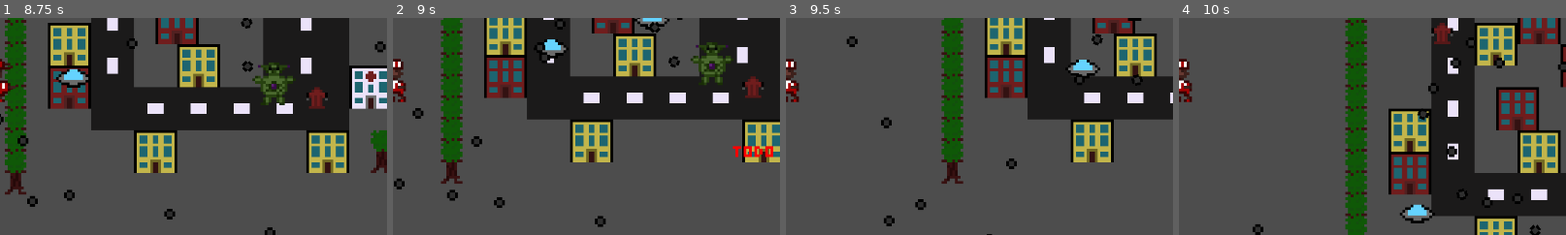
Above: before the commit, frames 1-4 (left to right).
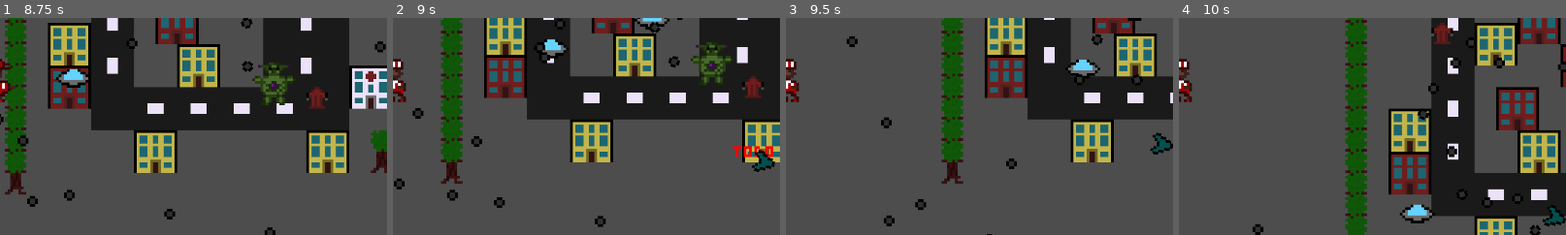
Above: after the commit, the same moments.

Repository: Lila-Kuhlt/Close-Encounters-of-the-Jeff-Kind
Game: Godot game, scene res://scenes/World.tscn
The game is run twice, just before and just after one commit, with the same random seed, the same clock (stepped at 60 frames per second) and the same inputs.
Inputs:
- Up to frame 1 (8.75 s): tap Enter at 0.5 s; hold D (right) 0.53-1.28 s; tap Space at 1.25 s; hold S (down) 1.28-2.03 s; hold D (right) 2.03-2.78 s; hold W (up) 2.78-3.53 s; hold A (left) 3.53-5.03 s; hold S (down) 5.03-5.78 s; hold D (right) 5.78-6.53 s; hold W (up) 6.53-7.28 s; hold D (right) 7.28-8.03 s; hold S (down) from 8.03 s (still down)
- Up to frame 2 (9 s): release S (down) at 8.78 s; hold A (left) from 8.78 s (still down)
- Up to frame 3 (9.5 s): keep holding A (left)
- Up to frame 4 (10 s): release A (left) at 9.53 s; hold W (up) from 9.53 s (still down)
The pictures show only the part of the screen within x 50-100%, y 36-86%; the shares and areas given below are measured in that part.

Frame 1 is identical in both runs. In frame 2, 0.4% of the frame differs, in the area x 92-99%, y 60-71%; in frame 3, 0.3%; in frame 4, 0.3%.

Commit message:
Add blue arrows for packages that have to be claimed

Diff:
--- a/godot/scenes/Package.gd
+++ b/godot/scenes/Package.gd
@@ -4,6 +4,7 @@
 
 var destination: Node2D
 var arrow;
+var blue_arrow = null;
 
 ## Starts the timer with `time_sec` seconds and connects the callback to the `timeout` signal.
 func start_timer(time_sec: float, callback: Callable):
@@ -11,6 +12,8 @@
 
 func pick_up():
 	visible = false
+	if blue_arrow:
+		blue_arrow.queue_free()
 	$PlayerDetector.set_deferred("monitoring", false)
 	arrow = Arrow.instantiate()
 	arrow.destination = destination
--- a/godot/scenes/UI/Arrow.tscn
+++ b/godot/scenes/UI/Arrow.tscn
@@ -8,7 +8,6 @@
 
 [node name="Texture" type="TextureRect" parent="."]
 texture_filter = 1
-anchors_preset = -1
 offset_right = 8.0
 offset_bottom = 8.0
 pivot_offset = Vector2(4, 4)
--- /dev/null
+++ b/godot/scenes/UI/BlueArrow.tscn
@@ -0,0 +1,15 @@
+[gd_scene load_steps=3 format=3 uid="uid://8v3qdpvasj16"]
+
+[ext_resource type="Script" path="res://scenes/UI/Arrow.gd" id="1_i2yqe"]
+[ext_resource type="Texture2D" uid="uid://cs4iq5memtgdl" path="res://assets/arrow-blue.png" id="2_vo0k8"]
+
+[node name="BlueArrow" type="CanvasLayer"]
+script = ExtResource("1_i2yqe")
+
+[node name="Texture" type="TextureRect" parent="."]
+texture_filter = 1
+offset_right = 8.0
+offset_bottom = 8.0
+pivot_offset = Vector2(4, 4)
+texture = ExtResource("2_vo0k8")
+stretch_mode = 2
--- a/godot/scenes/World.gd
+++ b/godot/scenes/World.gd
@@ -5,6 +5,7 @@
 const Destination = preload("res://scenes/Destination.tscn")
 const FatAlien = preload("res://scenes/aliens/FatAlien.tscn")
 const FixedAlien = preload("res://scenes/aliens/FixedAlien.tscn")
+const BlueArrow = preload("res://scenes/UI/BlueArrow.tscn")
 
 const PACKAGE_SPAWN_RATE := 6.0
 const PACKAGE_SPAWN_OFFSET := 3.0
@@ -99,6 +100,11 @@
 	var dest_idx := randi_range(0, len(package_destination_areas) - 1)
 	package.destination = package_destination_areas[dest_idx]
 
+	var arrow := BlueArrow.instantiate()
+	arrow.destination = package
+	$UI.add_child(arrow)
+	package.blue_arrow = arrow
+
 	package.start_timer(20.0, $Jeff._on_package_timeout.bind(package))
 	return package
 
Binary file added: godot/assets/arrow-blue.png
Not shown, added: godot/assets/arrow-blue.png.import
Binary file changed: godot/assets/arrow.png
